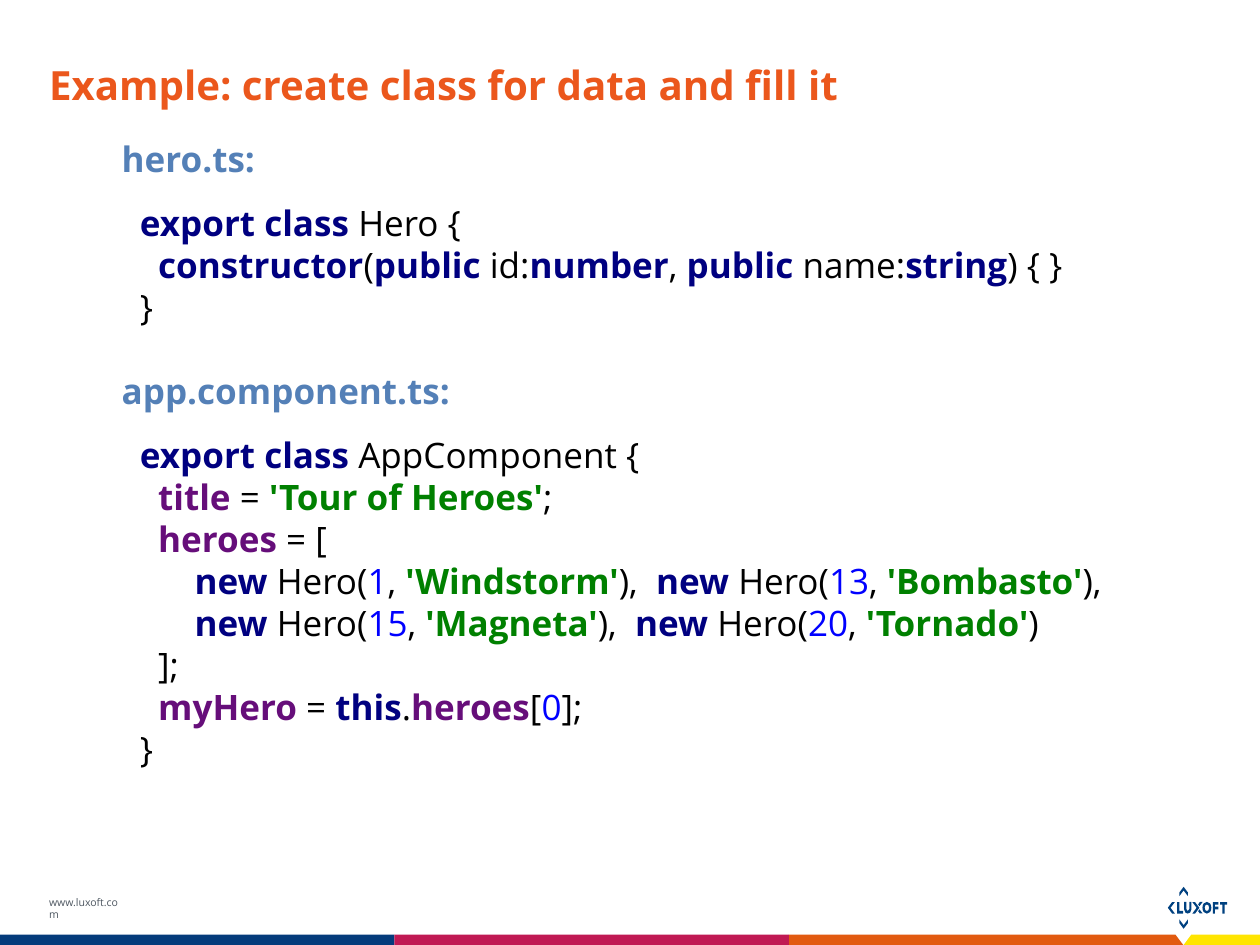
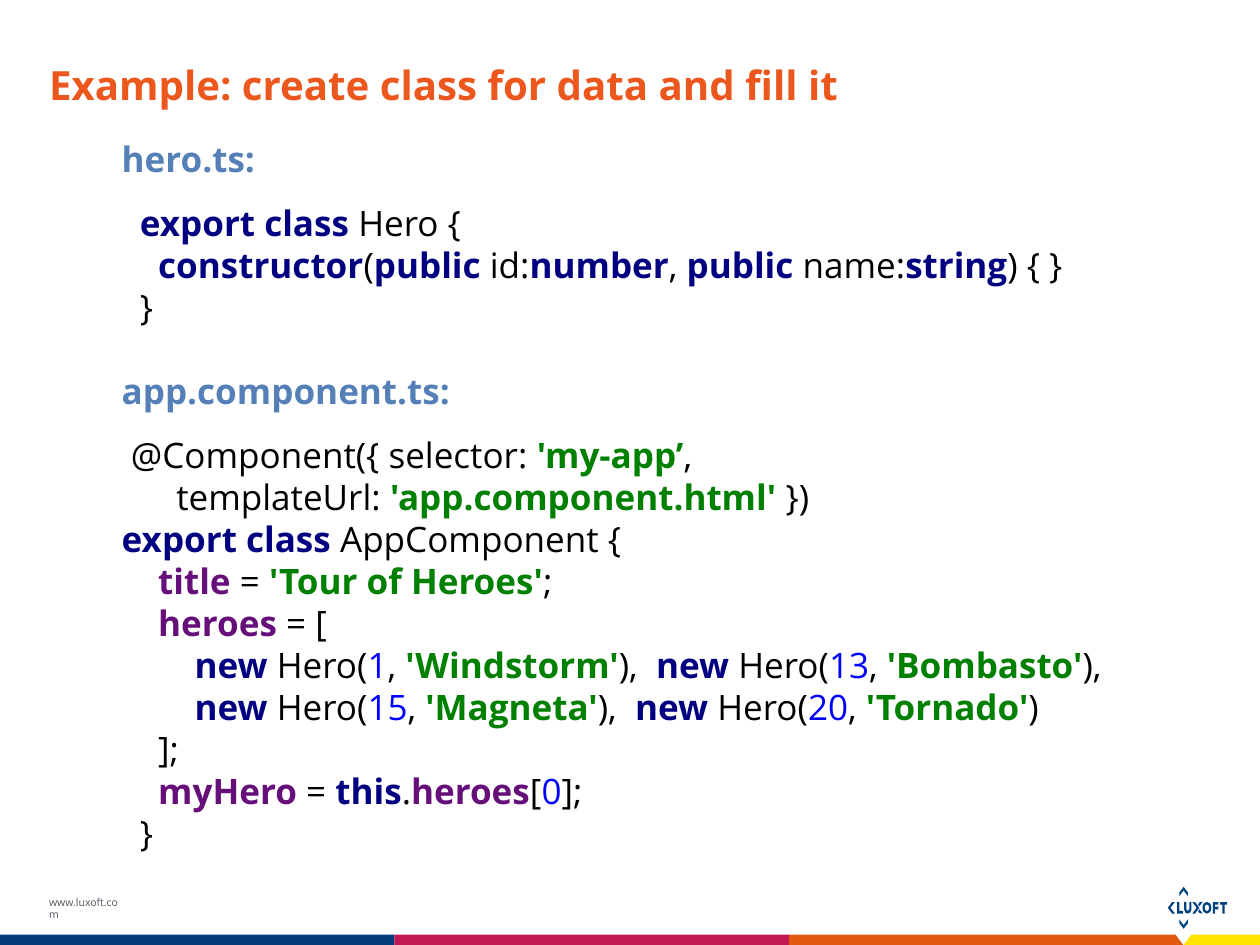
Before and after one commit to Dmdv/A2Course, a slide deck: slide 7 of Docs/angular2_components.pptx (slide 9 before the commit). Drawn at 1260x945 pixels with LibreOffice and Linux fonts; fonts in the diff are those of the drawing. Boxes give left, top, right and bottom in pixels: in the first picture for what was removed or moved away, otherwise in the second. Text is boxed around its words. In the diff, an @@ line names an element or a change of style, - is before the commit and + after.

```diff
--- a/Docs/angular2_components.pptx
+++ b/Docs/angular2_components.pptx
@@ text at <box>131,441,776,519</box>: paragraphs added @@
+@Component({ selector: 'my-app’,
+templateUrl: 'app.component.html' })
```
Also in this commit, not shown: 8 other slides changed, 2 slides removed, 3 other files.
